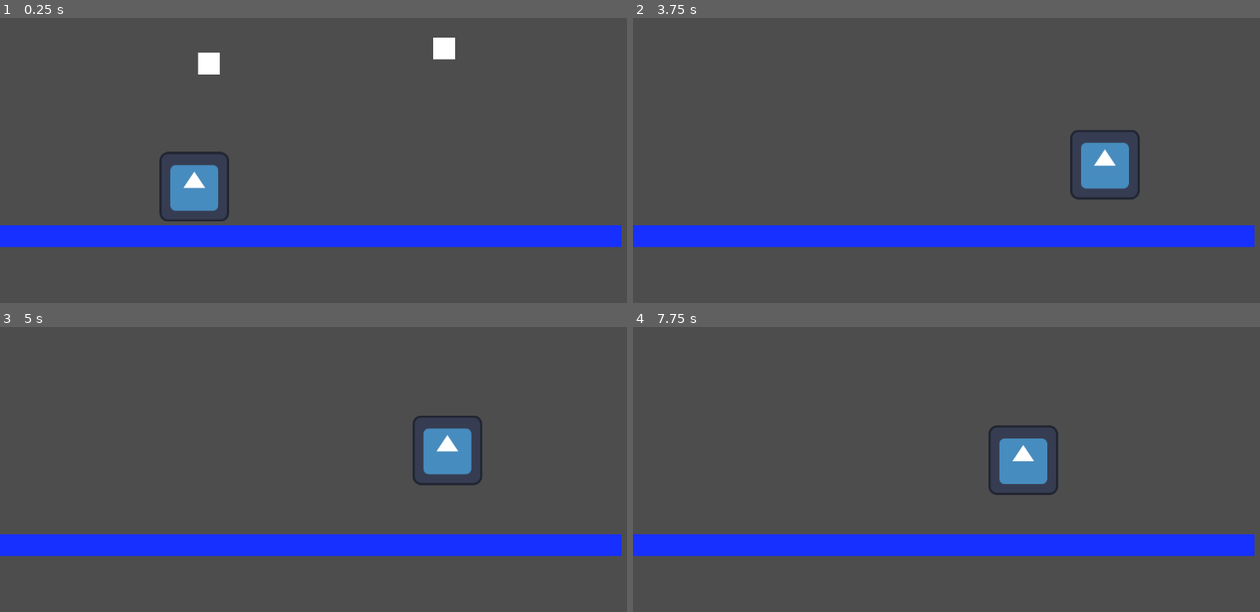
Above: before the commit, frames 1-4 (two rows, left to right).
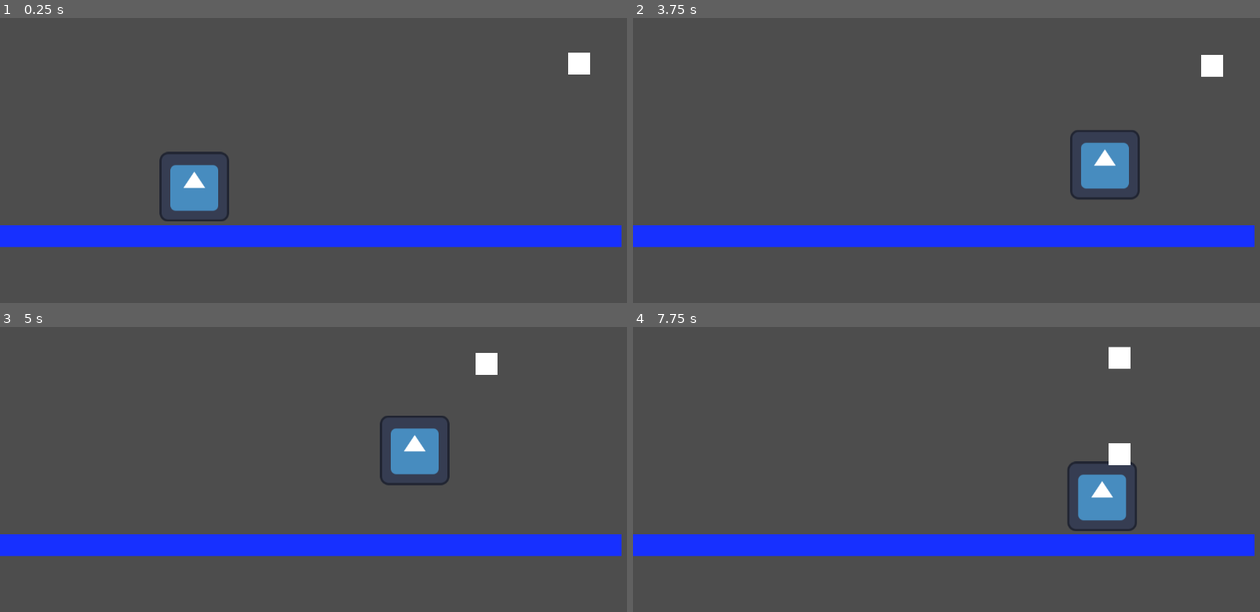
Above: after the commit, the same moments.

Repository: rcooper47/clockwork-kitchen
Game: Godot game, scene res://sample.tscn
The game is run twice, just before and just after one commit, with the same random seed, the same clock (stepped at 60 frames per second) and the same inputs. The engine's default icon, where the game draws it, is replaced by a stand-in: a white triangle on a blue panel in a dark square.
Inputs:
- Up to frame 1 (0.25 s): no input
- Up to frame 2 (3.75 s): tap Enter (ui_accept) at 0.5, 0.77, 1.52, 3.02 s; hold Right (ui_right) 0.53-2.03 s; hold Left (ui_left) 2.03-2.78 s; hold Right (ui_right) from 2.78 s (still down)
- Up to frame 3 (5 s): tap Enter (ui_accept) at 3.77, 4.52 s; release Right (ui_right) at 4.28 s; hold Left (ui_left) from 4.28 s (still down)
- Up to frame 4 (7.75 s): release Left (ui_left) at 5.03 s; hold Right (ui_right) 5.03-5.78 s; hold Left (ui_left) 5.78-7.28 s; tap Enter (ui_accept) at 6.02, 6.77, 7.52 s; hold Right (ui_right) from 7.28 s (still down)

The runs differ from the first frame. In frame 1, 0.8% of the frame differs, in the area x 31-95%, y 6-20%; in frame 2, 0.3%; in frame 3, 2.4%; in frame 4, 3.7%, in the area x 56-81%, y 6-72%.

Commit message:
Fixed Spawners
Fixed errors from merge

Diff:
--- a/food.gd
+++ b/food.gd
@@ -3,7 +3,7 @@
 
 # Called when the node enters the scene tree for the first time.
 func _ready():
-	pass
+	self.name = food_names.pick_random()
 	#self.connect(
 		#'YOUR_SIGNAL_NAME',
 		#get_node('/root/plate/plateBody'),
--- a/sample.tscn
+++ b/sample.tscn
@@ -1,10 +1,10 @@
 [gd_scene load_steps=10 format=3 uid="uid://c6f8ii2013kui"]
 
-[ext_resource type="PackedScene" uid="uid://bh617frlfuel3" path="res://food.tscn" id="1_5y1yw"]
 [ext_resource type="Script" path="res://table.gd" id="2_5txlr"]
-[ext_resource type="Script" path="res://Spawner.gd" id="3_yiyl5"]
 [ext_resource type="Script" path="res://forward_plate.gd" id="4_d5tet"]
 [ext_resource type="Texture2D" uid="uid://b436idpwesawl" path="res://icon.svg" id="5_6cy0s"]
+[ext_resource type="Script" path="res://SpawnerManager.gd" id="6_6syyh"]
+[ext_resource type="PackedScene" uid="uid://dot76xlf4lh7g" path="res://spawner.tscn" id="7_ahn1g"]
 
 [sub_resource type="CircleShape2D" id="CircleShape2D_ljwgx"]
 radius = 52.1536
@@ -20,16 +20,7 @@
 
 [node name="sample" type="Node2D"]
 
-[node name="food" parent="." instance=ExtResource("1_5y1yw")]
-
-[node name="food2" parent="." instance=ExtResource("1_5y1yw")]
-position = Vector2(432, -28)
-
 [node name="Timer" type="Timer" parent="."]
-
-[node name="Spawner" type="Marker2D" parent="."]
-position = Vector2(579, 6)
-script = ExtResource("3_yiyl5")
 
 [node name="plate" type="CharacterBody2D" parent="."]
 position = Vector2(464, 360)
@@ -85,15 +76,23 @@
 offset_bottom = 656.0
 color = Color(0.764706, 0.65098, 0.317647, 1)
 
-[node name="Timer" type="Timer" parent="."]
+[node name="SpawnManager" type="Node2D" parent="."]
+script = ExtResource("6_6syyh")
 
-[node name="Spawner" type="Marker2D" parent="."]
-position = Vector2(32, 27)
-script = ExtResource("3_yiyl5")
+[node name="Spawner" parent="SpawnManager" instance=ExtResource("7_ahn1g")]
+position = Vector2(170, 0)
 
-[connection signal="timeout" from="Timer" to="Spawner" method="_on_timer_timeout"]
-[connection signal="body_entered" from="plate/plateBody" to="food" method="_on_plate_body_body_entered"]
-[connection signal="body_entered" from="plate/plateBody" to="Spawner" method="_on_plate_body_body_entered"]
-[connection signal="body_entered" from="table" to="food" method="_on_table_body_entered"]
-[connection signal="body_entered" from="table" to="food2" method="_on_table_body_entered"]
-[connection signal="body_entered" from="table" to="Spawner" method="_on_table_body_entered"]
+[node name="Spawner2" parent="SpawnManager" instance=ExtResource("7_ahn1g")]
+position = Vector2(340, 0)
+
+[node name="Spawner3" parent="SpawnManager" instance=ExtResource("7_ahn1g")]
+position = Vector2(510, 0)
+
+[node name="Spawner4" parent="SpawnManager" instance=ExtResource("7_ahn1g")]
+position = Vector2(680, 0)
+
+[node name="Spawner5" parent="SpawnManager" instance=ExtResource("7_ahn1g")]
+position = Vector2(850, 0)
+
+[node name="Spawner6" parent="SpawnManager" instance=ExtResource("7_ahn1g")]
+position = Vector2(1020, 0)
